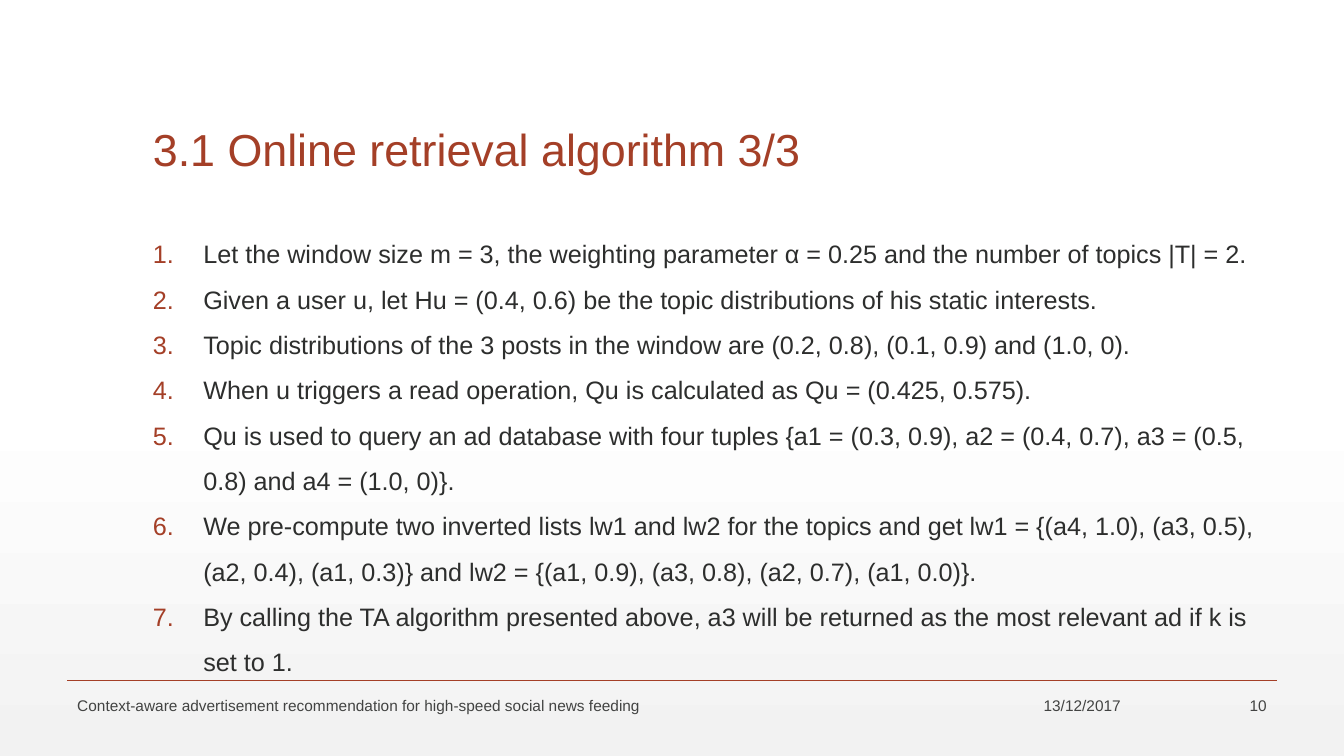
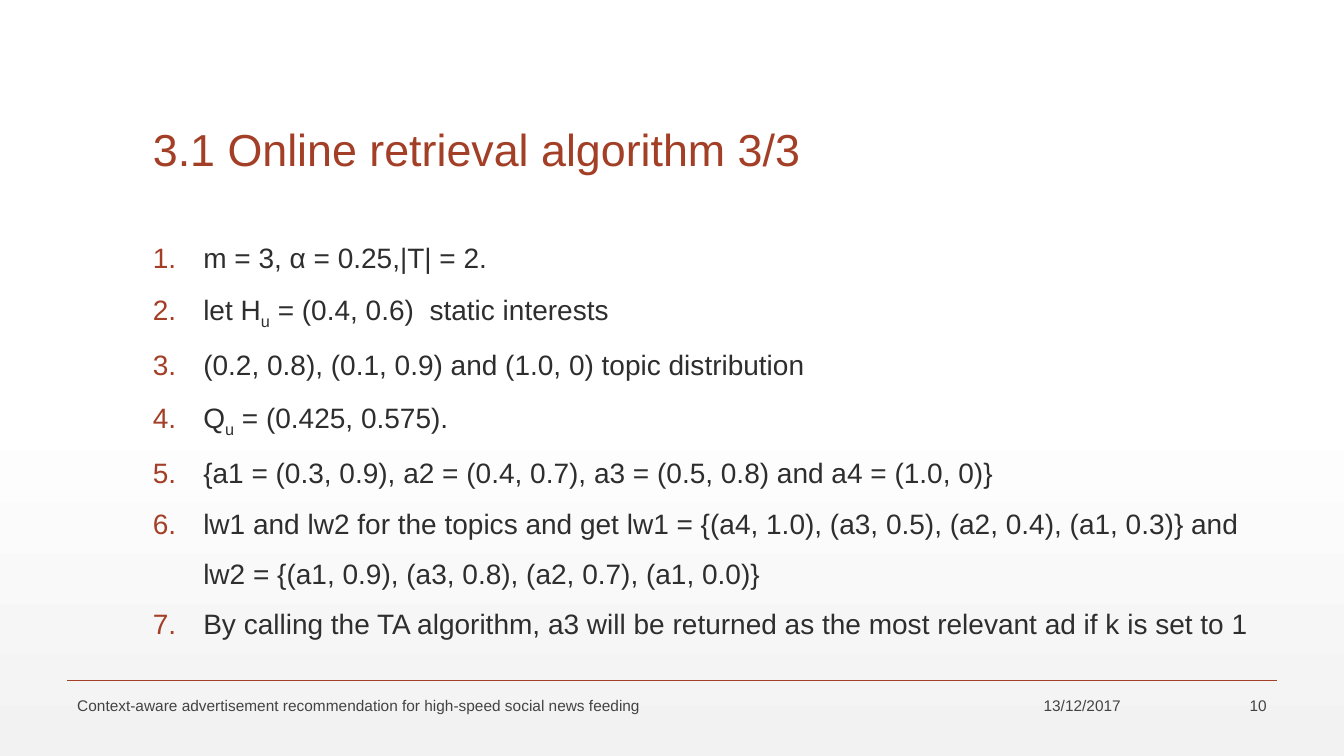
Before and after one commit to maltahan/Seminar, a slide deck: slide 10 of SeminarPresentation.pptx. Drawn at 1344x756 pixels with LibreOffice and Linux fonts; fonts in the diff are those of the drawing. Boxes give left, top, right and bottom in pixels: in the first picture for what was removed or moved away, otherwise in the second. Text is boxed around its words. In the diff, an @@ line names an element or a change of style, - is before the commit and + after.

```diff
--- a/SeminarPresentation.pptx
+++ b/SeminarPresentation.pptx
@@ text at box(203, 247, 1248, 639): text changed; size 18 to 20 pt @@
-1. Let the window size m = 3, the weighting parameter α = 0.25 and the number of topics |T| = 2.
-2. Given a user u, let Hu = (0.4, 0.6) be the topic distributions of his static interests.
-3. Topic distributions of the 3 posts in the window are (0.2, 0.8), (0.1, 0.9) and (1.0, 0).
-4. When u triggers a read operation, Qu is calculated as Qu = (0.425, 0.575).
-5. Qu is used to query an ad database with four tuples {a1 = (0.3, 0.9), a2 = (0.4, 0.7), a3 = (0.5, 0.8) and a4 = (1.0, 0)}.
-6. We pre-compute two inverted lists lw1 and lw2 for the topics and get lw1 = {(a4, 1.0), (a3, 0.5), (a2, 0.4), (a1, 0.3)} and lw2 = {(a1, 0.9), (a3, 0.8), (a2, 0.7), (a1, 0.0)}.
-7. By calling the TA algorithm presented above, a3 will be returned as the most relevant ad if k is set to 1.
+1. m = 3, α = 0.25,|T| = 2.
+2. let Hu = (0.4, 0.6) static interests
+3. (0.2, 0.8), (0.1, 0.9) and (1.0, 0) topic distribution
+4. Qu = (0.425, 0.575).
+5. {a1 = (0.3, 0.9), a2 = (0.4, 0.7), a3 = (0.5, 0.8) and a4 = (1.0, 0)}
+6. lw1 and lw2 for the topics and get lw1 = {(a4, 1.0), (a3, 0.5), (a2, 0.4), (a1, 0.3)} and lw2 = {(a1, 0.9), (a3, 0.8), (a2, 0.7), (a1, 0.0)}
+7. By calling the TA algorithm, a3 will be returned as the most relevant ad if k is set to 1
```
Also in this commit, not shown: 5 other slides changed.
